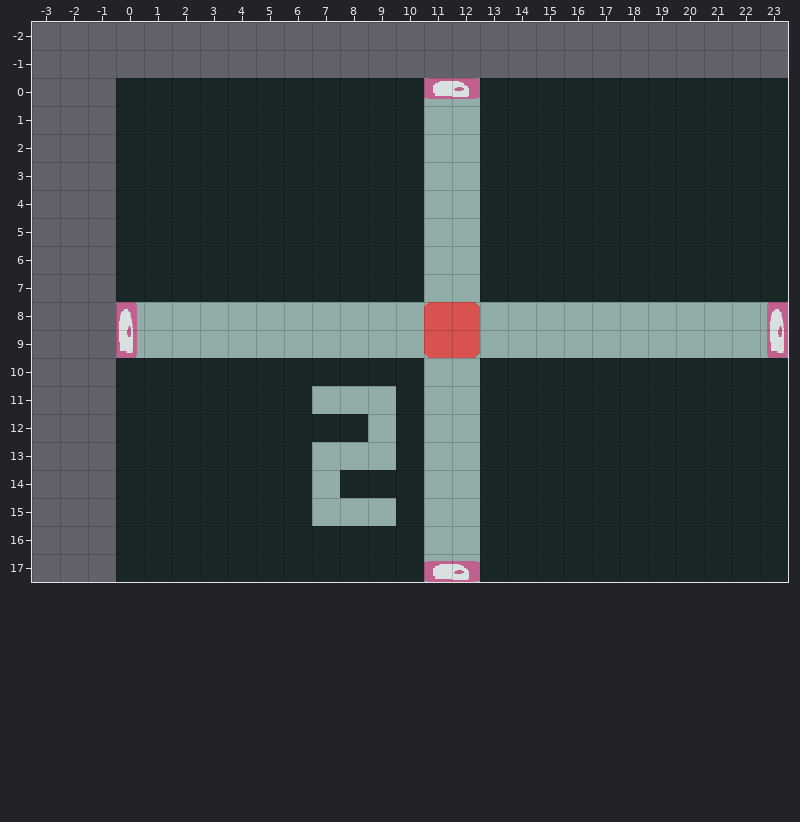
Tiled map: core/assets/maps/DEPTHSQ2.tmx. The picture above is the old version.
Cells are 32x32 px. Shown: x -3..23, y -2..17.
Once edited:
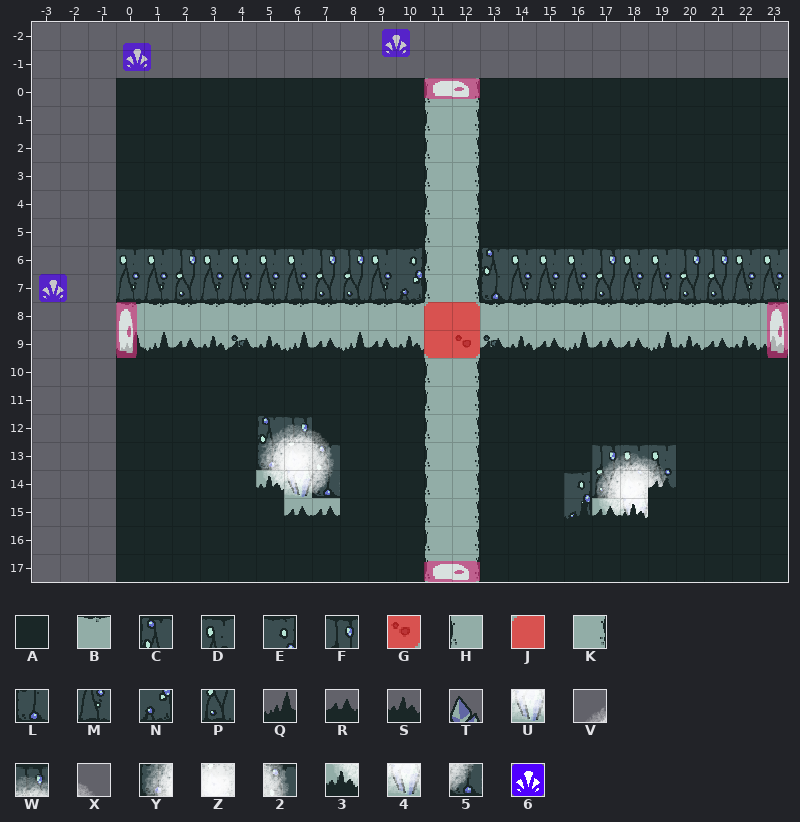
Key: from "depths": A 0, B 2, C 4, D 5, E 6, F 7, G 8, H 9, J 10, K 11, L 12, M 13, N 14, P 15, Q 24, R 25, S 26, T 36, U 44; from "light": V 32, W 33, X 34, Y 40, Z 41, 2 42, 3 48, 4 49, 5 50; from "objects": 6 4.
_ is an empty cell.
Objects are placed by their top-left corner, in cells (3,4 is the top-left corner of cell 3,4); size is 1x1 cell unless given.
See-through tiles are keyed as they look on the map.
The edit:
{"where": "layer \"FLOOR\""}
{"y":0,"x":11,"old":"JJ","new":"HK"}
{"y":1,"x":11,"old":"JJ","new":"HK"}
{"y":2,"x":11,"old":"JJ","new":"HK"}
{"y":3,"x":11,"old":"JJ","new":"HK"}
{"y":4,"x":11,"old":"JJ","new":"HK"}
{"y":5,"x":11,"old":"JJ","new":"HK"}
{"y":6,"x":0,"old":"AAAAAAAAAAAJJAAAAAAAAAAA","new":"DDFDDDDFFDEHKCDDDFDDFFDD"}
{"y":7,"x":0,"old":"AAAAAAAAAAAJJAAAAAAAAAAA","new":"MMPMMMMPPMNHKLMMMPMMPPMM"}
{"y":8,"x":0,"old":"JJJJJJJJJJJ","new":"BBBBBBBBBBB"}
{"y":8,"x":13,"old":"JJJJJJJJJJJ","new":"BBBBBBBBBBB"}
{"y":9,"x":4,"old":"J","new":"G"}
{"y":9,"x":12,"old":"JJ","new":"GG"}
{"y":10,"x":11,"old":"JJ","new":"HK"}
{"y":11,"x":11,"old":"JJ","new":"HK"}
{"y":12,"x":5,"old":"AA","new":"CF"}
{"y":12,"x":11,"old":"JJ","new":"HK"}
{"y":13,"x":5,"old":"AAJ","new":"LPC"}
{"y":13,"x":11,"old":"JJ","new":"HK"}
{"y":13,"x":17,"old":"AAA","new":"FDD"}
{"y":14,"x":5,"old":"AAJ","new":"JJL"}
{"y":14,"x":11,"old":"JJ","new":"HK"}
{"y":14,"x":16,"old":"AAAA","new":"EPMM"}
{"y":15,"x":6,"old":"A","new":"J"}
{"y":15,"x":11,"old":"JJ","new":"HK"}
{"y":15,"x":16,"old":"AAA","new":"NJJ"}
{"y":16,"x":11,"old":"JJ","new":"HK"}
{"y":17,"x":11,"old":"JJ","new":"HK"}
{"where": "layer \"MIDDLE\""}
{"y":14,"x":6,"old":"_","new":"U"}
{"y":14,"x":18,"old":"_","new":"T"}
{"y":15,"x":18,"old":"_","new":"U"}
{"where": "layer \"ABOVE\""}
{"y":13,"x":6,"old":"_","new":"T"}
{"where": "layer \"LIGHT\""}
{"y":12,"x":5,"old":"___","new":"VWX"}
{"y":13,"x":5,"old":"___","new":"YZ2"}
{"y":13,"x":17,"old":"___","new":"VWX"}
{"y":14,"x":5,"old":"___","new":"345"}
{"y":14,"x":17,"old":"___","new":"YZ2"}
{"y":15,"x":17,"old":"__","new":"34"}
{"where": "layer \"OVERHEAD\""}
{"y":9,"x":0,"old":"___________","new":"QQRSRSQRQRS"}
{"y":9,"x":13,"old":"___________","new":"RSRQRRQSRSS"}
{"y":11,"x":7,"old":"___","new":"AAA"}
{"y":12,"x":9,"old":"_","new":"A"}
{"y":13,"x":8,"old":"__","new":"AA"}
{"y":14,"x":5,"old":"_","new":"S"}
{"y":14,"x":19,"old":"_","new":"R"}
{"y":15,"x":6,"old":"____","new":"RRAA"}
{"y":15,"x":16,"old":"___","new":"QRS"}
{"where": "layer \"ENTITIES\""}
{"now": "6 \"mote\" at 9.5,-1.8"}
{"now": "6 \"mote\" at 0.2,-1.2"}
{"now": "6 \"mote\" at -2.8,7"}
